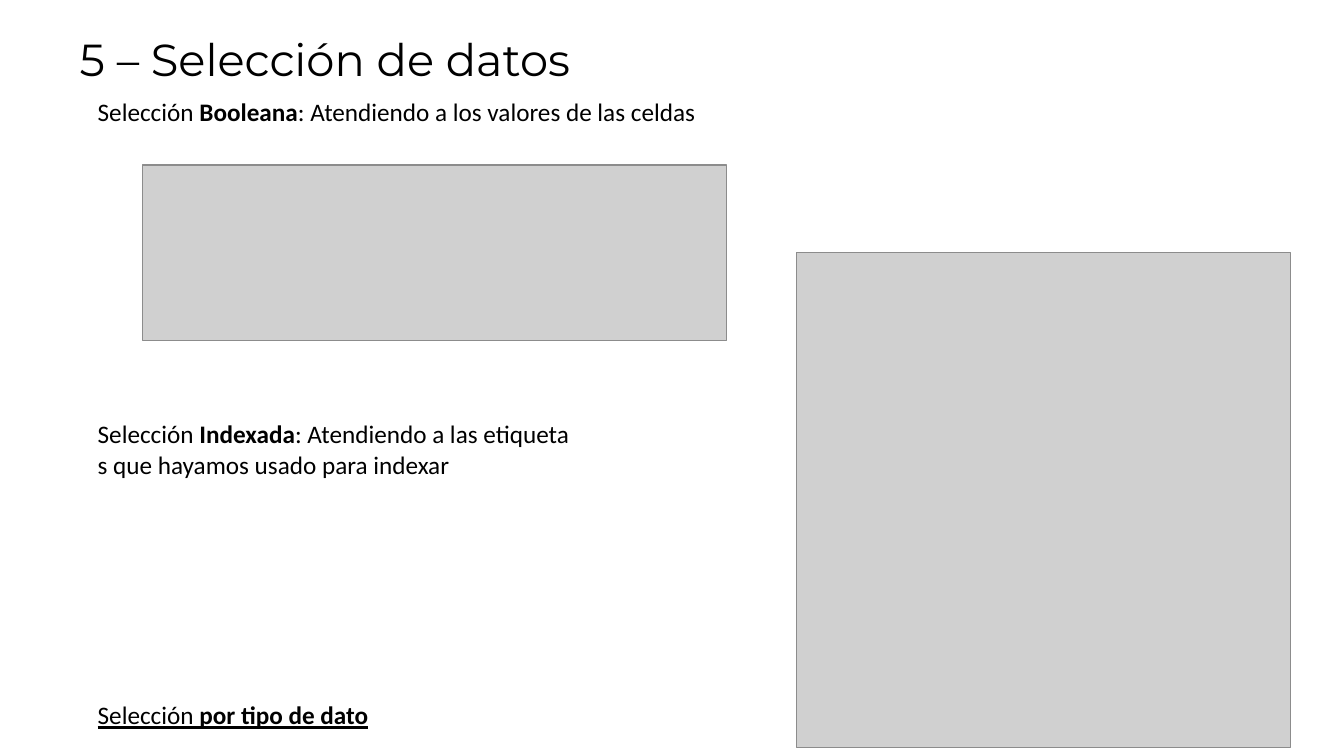
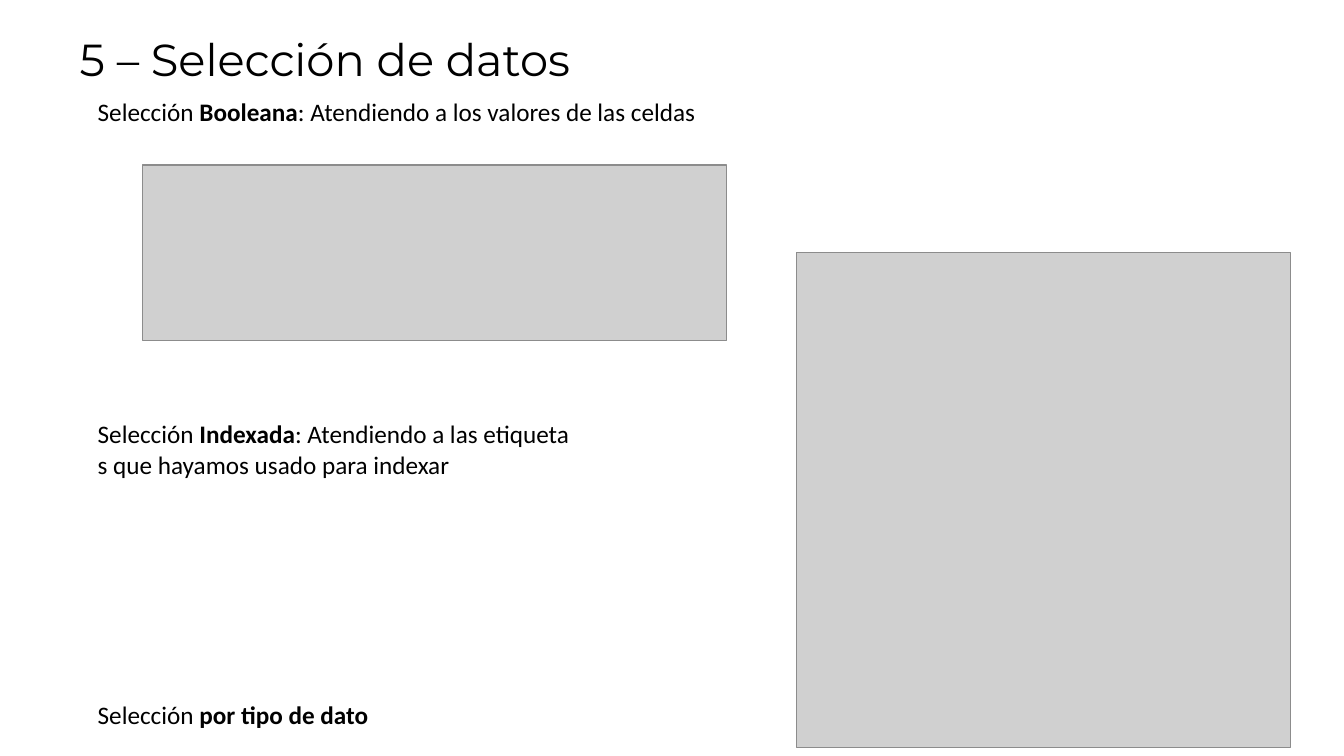
Before and after one commit to domgarvir/taller_python_data, a slide deck: slide 20 of Resources/Python_AEET.pptx. Drawn at 1344x756 pixels with LibreOffice and Linux fonts; fonts in the diff are those of the drawing; grey boxes stand for pictures. Boxes give left, top, right and bottom in pixels: in the first picture for what was removed or moved away, otherwise in the second. Text is boxed around its words. In the diff, an @@ line names an element or a change of style, - is before the commit and + after.

```diff
--- a/Resources/Python_AEET.pptx
+++ b/Resources/Python_AEET.pptx
@@ text "Selección por tipo de dato" at bbox=[98, 706, 368, 728]: underline off @@
```
Also in this commit, not shown: 2 other slides changed, 1 slide added, 1 slide removed, 3 other files.
